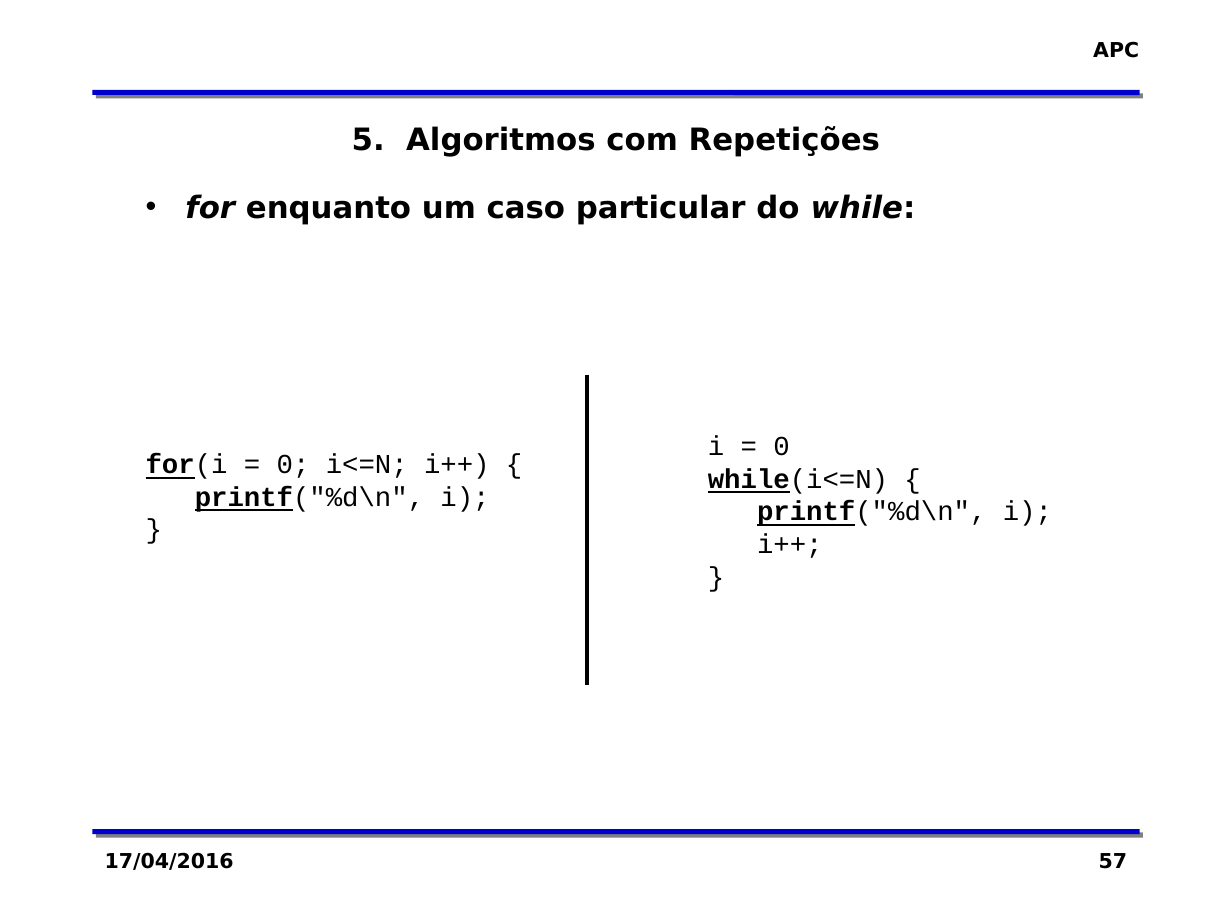
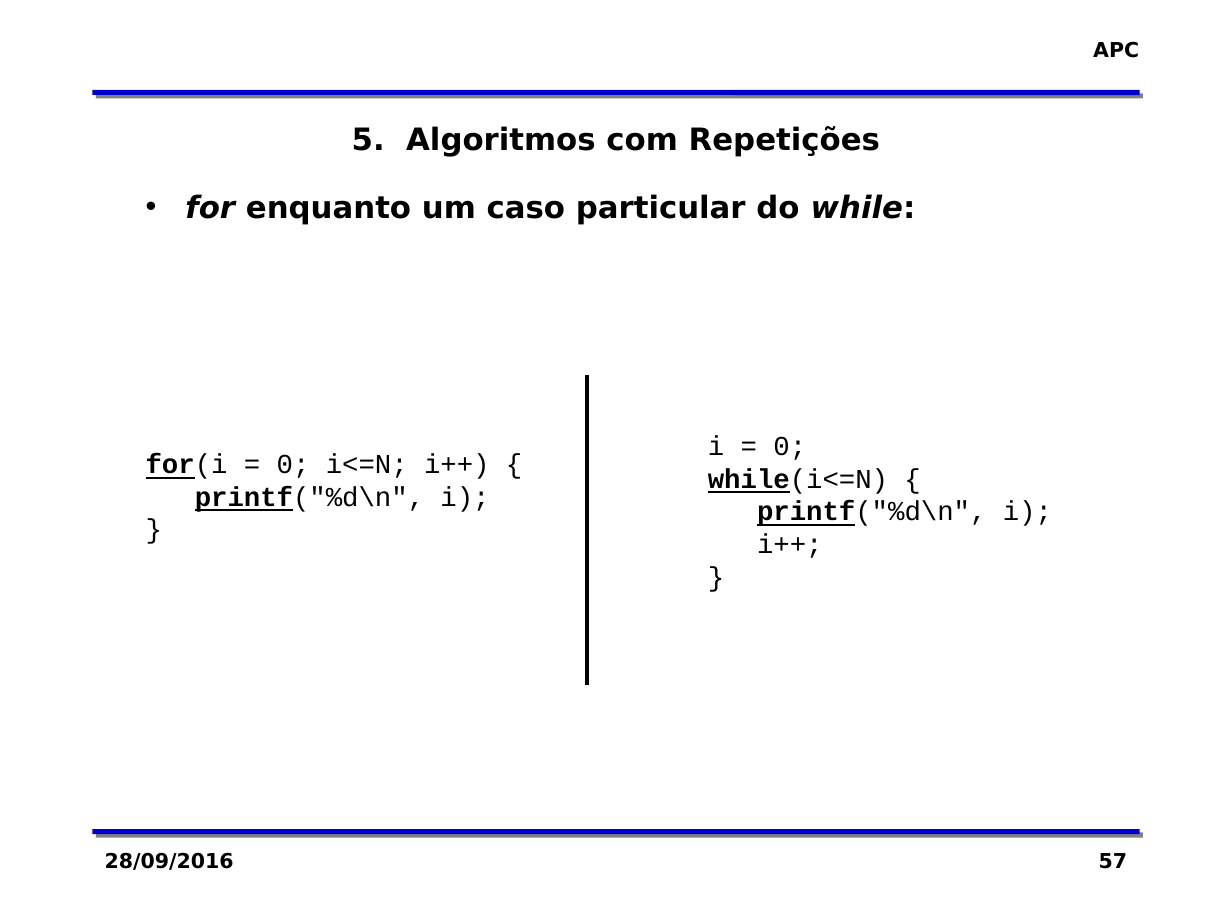
Before and after one commit to zaghetto/Algoritmos, a slide deck: slide 57 of MÓDULOS DE AULA/Módulo 06 - 0 Algoritmos com Repetições.pptx. Drawn at 1232x924 pixels with LibreOffice and Linux fonts; fonts in the diff are those of the drawing; background and template pictures are left out. Boxes give left, top, right and bottom in pixels: in the first picture for what was removed or moved away, otherwise in the second. Text is boxed around its words. In the diff, an @@ line names an element or a change of style, - is before the commit and + after.

```diff
--- a/MÓDULOS DE AULA/Módulo 06 - 0 Algoritmos com Repetições.pptx
+++ b/MÓDULOS DE AULA/Módulo 06 - 0 Algoritmos com Repetições.pptx
@@ text at [708, 435, 806, 460]: text changed @@
-i = 0
+i = 0;
@@ text at [105, 852, 234, 870]: text changed @@
-17/04/2016
+28/09/2016
```
Also in this commit, not shown: 77 other slides changed, 35 other files.
